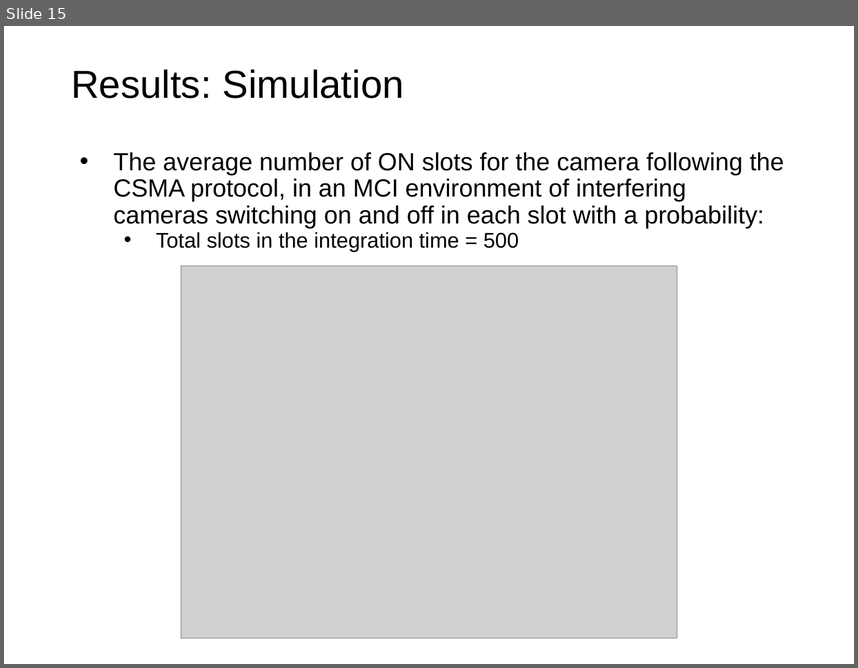
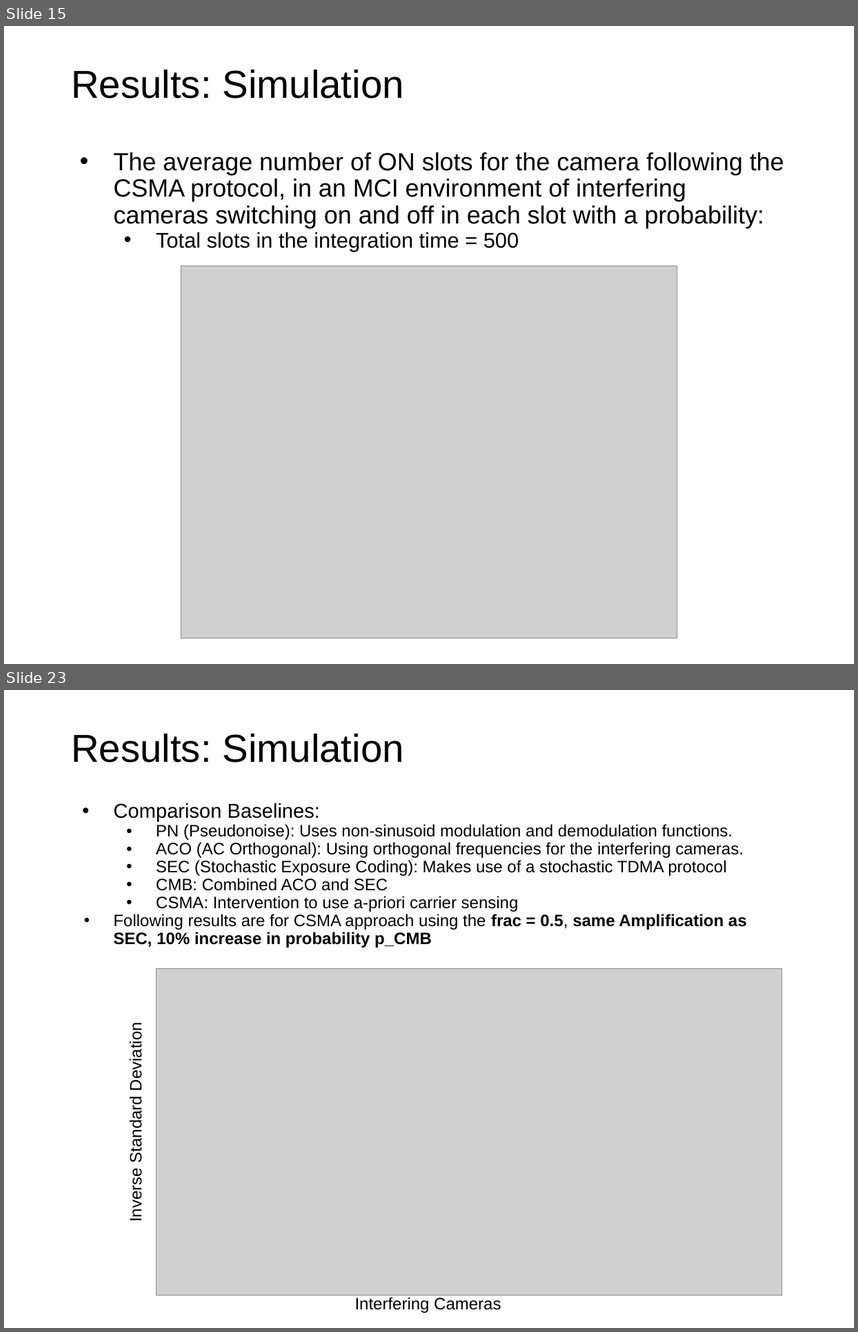
Before and after one commit to DivyanshuSaxena/Multi-Camera-Interference, a slide deck: Combating MCI using Carrier Sensing.pptx. Shown one above the other, each under a label of ours: slide 15 before the commit, slides 15 and 23 after it; the slides between them are not shown. The pictures are 858x668 and 858x1332 pixels, drawn with LibreOffice and Linux fonts; fonts in the diff are those of the drawing; grey boxes stand for pictures; background and template pictures are left out. Boxes give left, top, right and bottom in pixels: in the first picture for what was removed or moved away, otherwise in the second. Text is boxed around its words. In the diff, an @@ line names an element or a change of style, - is before the commit and + after.

```diff
--- a/Combating MCI using Carrier Sensing.pptx
+++ b/Combating MCI using Carrier Sensing.pptx
@@ slide 23 added at [4, 690, 854, 1328], background picture (left out) @@
@@ title added at [71, 733, 404, 762], 33 pt, text #000000 @@
+Results: Simulation
@@ text added at [114, 803, 747, 947], 14 pt, text #000000 @@
+• Comparison Baselines:
+  • PN (Pseudonoise): Uses non-sinusoid modulation and demodulation functions.
+  • ACO (AC Orthogonal): Using orthogonal frequencies for the interfering cameras.
+  • SEC (Stochastic Exposure Coding): Makes use of a stochastic TDMA protocol
+  • CMB: Combined ACO and SEC
+  • CSMA: Intervention to use a-priori carrier sensing
+• Following results are for CSMA approach using the frac = 0.5, same Amplification as SEC, 10% increase in probability p_CMB
@@ picture added at [156, 968, 782, 1294] @@
@@ text added at [127, 1029, 145, 1220], 14 pt, text #000000 @@
+Inverse Standard Deviation
@@ text added at [355, 1297, 501, 1312], 14 pt, text #000000 @@
+Interfering Cameras
```
Also in this commit, not shown: 1 slide changed, 10 other slides added, 1 other file.
